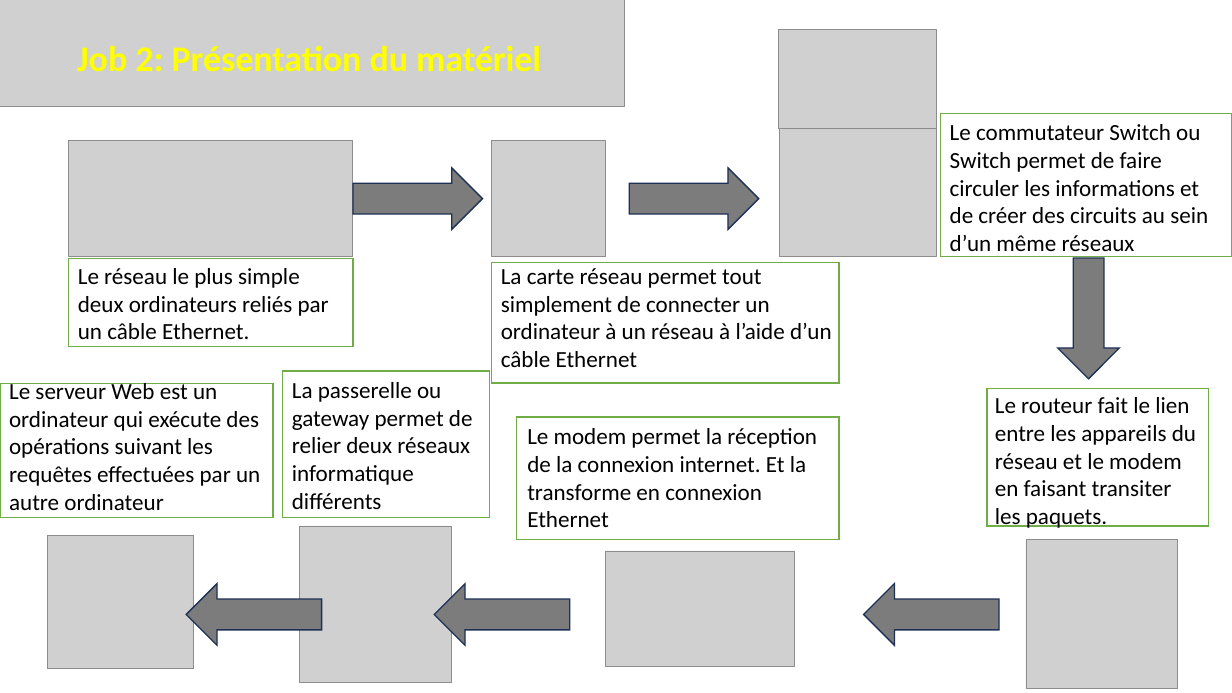
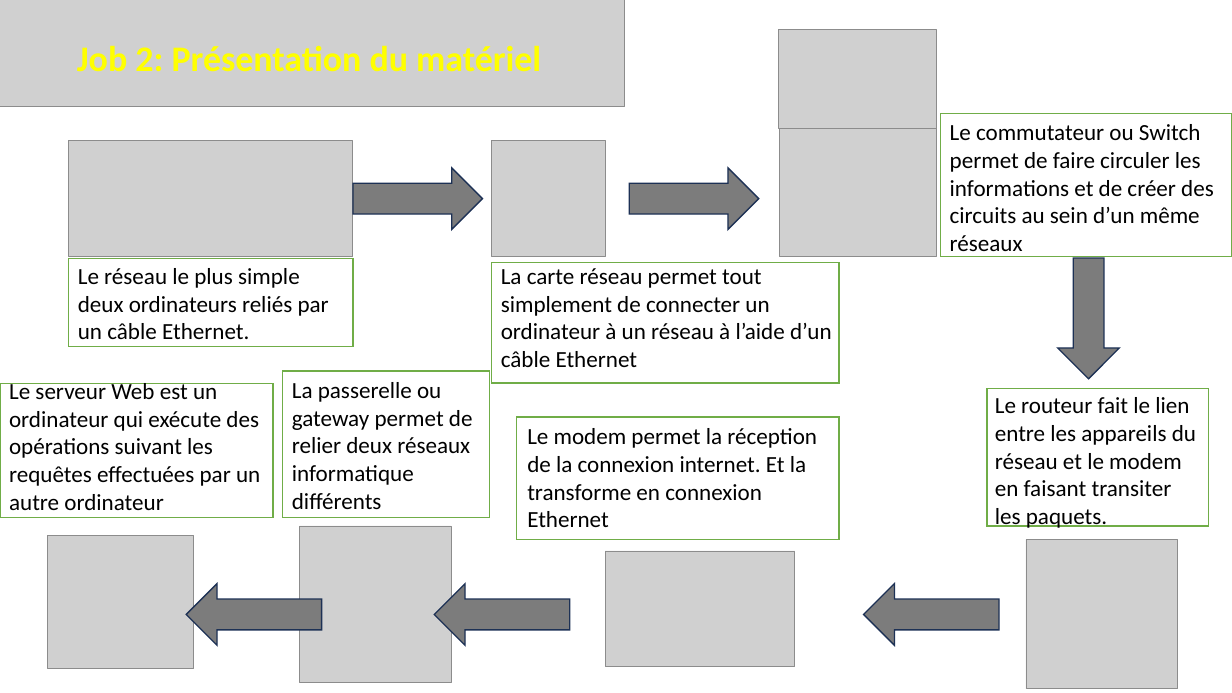
Before and after one commit to anthony-yrles/le_reseau, a slide deck: slide 5 of reseau.pptx. Drawn at 1232x693 pixels with LibreOffice and Linux fonts; fonts in the diff are those of the drawing; grey boxes stand for pictures. Boxes give left, top, right and bottom in pixels: in the first picture for what was removed or moved away, otherwise in the second. Text is boxed around its words. In the diff, an @@ line names an element or a change of style, - is before the commit and + after.

```diff
--- a/reseau.pptx
+++ b/reseau.pptx
@@ text at (x1=950, y1=124, x2=1214, y2=257): text changed @@
-Le commutateur Switch ou Switch permet de faire circuler les informations et de créer des circuits au sein d’un même réseaux
+Le commutateur ou Switch permet de faire circuler les informations et de créer des circuits au sein d’un même réseaux
```
Also in this commit, not shown: 3 other slides changed, 1 other file.
